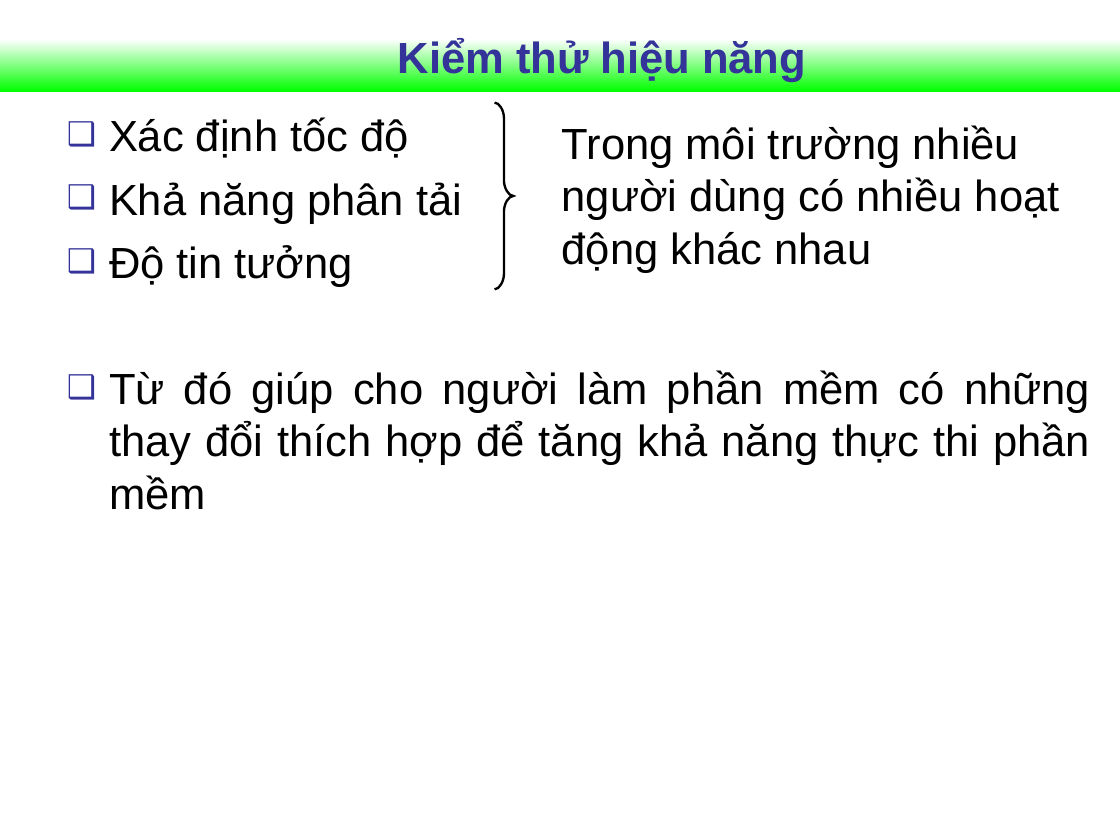
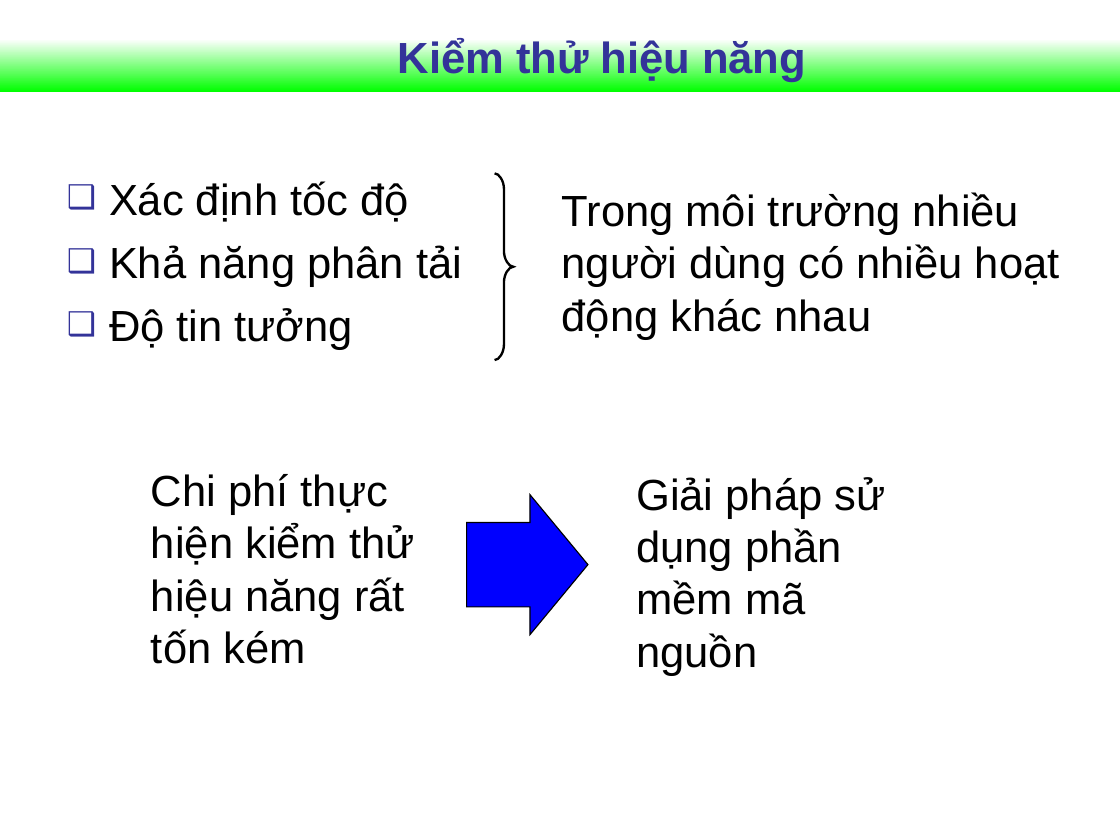
Before and after one commit to Vunb/luanvantotnghiephakhue, a slide deck: slide 7 of Document_luanvan/Slide_HKhue.ppt (slide 8 before the commit). Drawn at 1120x840 pixels with LibreOffice and Linux fonts; fonts in the diff are those of the drawing; background and template pictures are left out. Boxes give left, top, right and bottom in pixels: in the first picture for what was removed or moved away, otherwise in the second. Text is boxed around its words. In the diff, an @@ line names an element or a change of style, - is before the commit and + after.

```diff
--- a/Document_luanvan/Slide_HKhue.ppt
+++ b/Document_luanvan/Slide_HKhue.ppt
@@ freeform shape: place and size @@
-freeform shape at bbox=[495, 103, 514, 290]
+freeform shape at bbox=[495, 174, 514, 361]
@@ text "Trong môi trường nhiều người ...": place and size @@
-text "Trong môi trường nhiều người ..." at bbox=[562, 125, 1060, 273]
+text "Trong môi trường nhiều người ..." at bbox=[562, 192, 1060, 340]
@@ text at bbox=[109, 370, 1090, 510]: paragraph removed @@
-❑ Từ đó giúp cho người làm phần mềm có những thay đổi thích hợp để tăng khả năng thực thi phần mềm
@@ text added at bbox=[151, 474, 414, 664], 28 pt, text #000000 @@
+Chi phí thực hiện kiểm thử hiệu năng rất tốn kém
@@ text added at bbox=[636, 477, 886, 676], 28 pt, text #000000 @@
+Giải pháp sử dụng phần mềm mã nguồn
@@ right arrow added at bbox=[467, 495, 588, 635], fill #0000FF, outline #000000 0.74 pt @@
```
Also in this commit, not shown: 7 other slides changed, 2 slides removed.
